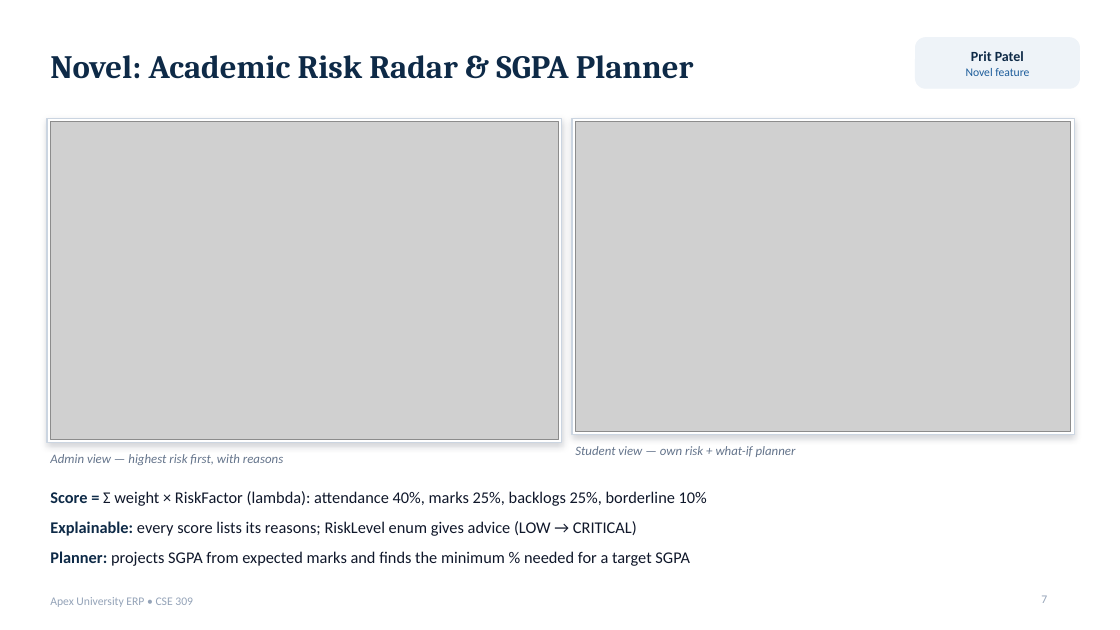
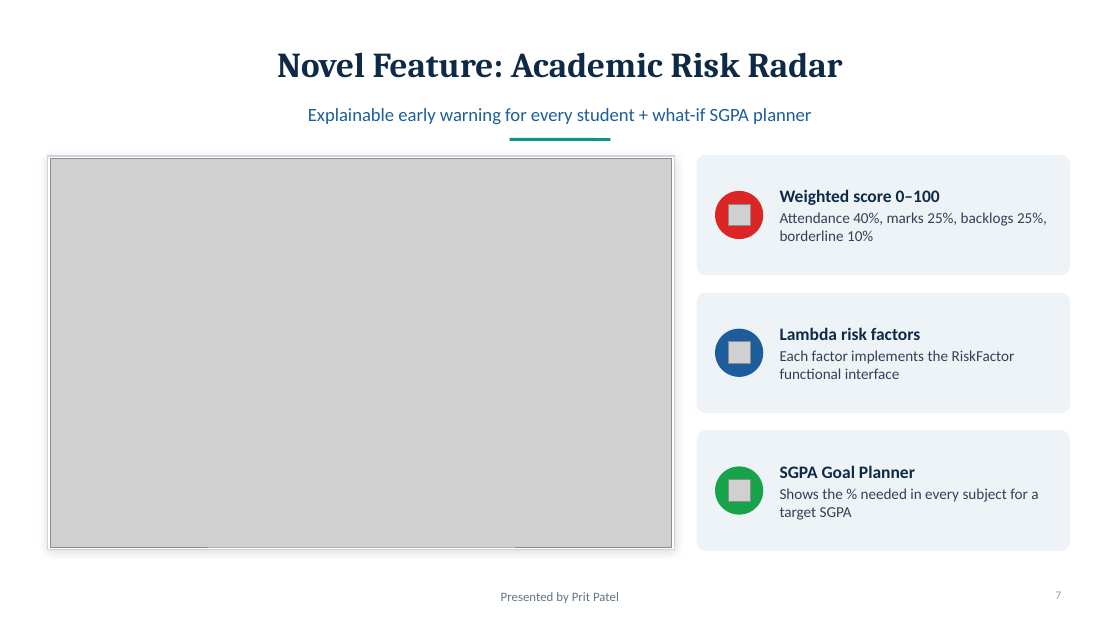
Before and after one commit to prit12075/student-management-system, a slide deck: slide 7 of docs/Apex_ERP_Presentation.pptx. Drawn at 1120x630 pixels with LibreOffice and Linux fonts; fonts in the diff are those of the drawing; grey boxes stand for pictures. Boxes give left, top, right and bottom in pixels: in the first picture for what was removed or moved away, otherwise in the second. Text is boxed around its words. In the diff, an @@ line names an element or a change of style, - is before the commit and + after.

```diff
--- a/docs/Apex_ERP_Presentation.pptx
+++ b/docs/Apex_ERP_Presentation.pptx
@@ title at (277,52,843,78): text changed; size 28 to 30 pt @@
-Novel: Academic Risk Radar & SGPA Planner
+Novel Feature: Academic Risk Radar
@@ rounded rectangle removed at (916,38,1080,88) @@
@@ text removed at (966,51,1029,76) @@
-Prit Patel
-Novel feature
@@ text added at (308,108,811,124), 16 pt, text #1D5D9B @@
+Explainable early warning for every student + what-if SGPA planner
@@ rectangle removed at (572,118,1075,435) @@
@@ line added from (510, 139) to (611, 139), #0D9488 2.5 pt @@
@@ picture removed at (576,122,1071,432) @@
@@ rectangle: place and size @@
-rectangle at (47,118,562,443)
+rectangle at (48,156,675,549)
@@ rectangle at (48,156,675,549): shadow changed @@
@@ picture: place and size @@
-picture at (50,122,559,439)
+picture at (50,159,672,547)
@@ rounded rectangle added at (697,155,1070,275), fill #EEF3F8, outline #EEF3F8 1 pt @@
@@ ellipse added at (716,192,763,239), fill #DC2626, outline #DC2626 1 pt @@
@@ picture added at (728,204,750,226) @@
@@ text added at (780,189,1047,241), 13 pt, text #334155 @@
+Weighted score 0–100
+Attendance 40%, marks 25%, backlogs 25%, borderline 10%
@@ rounded rectangle added at (697,293,1070,413), fill #EEF3F8, outline #EEF3F8 1 pt @@
@@ ellipse added at (716,329,763,376), fill #1D5D9B, outline #1D5D9B 1 pt @@
@@ text added at (780,327,1015,379), 13 pt, text #334155 @@
+Lambda risk factors
+Each factor implements the RiskFactor functional interface
@@ picture added at (728,342,750,364) @@
@@ text removed at (575,446,796,457) @@
-Student view — own risk + what-if planner
@@ rounded rectangle added at (697,431,1070,550), fill #EEF3F8, outline #EEF3F8 1 pt @@
@@ text removed at (50,454,283,465) @@
-Admin view — highest risk first, with reasons
@@ ellipse added at (716,467,763,514), fill #16A34A, outline #16A34A 1 pt @@
@@ text added at (780,465,1038,520), 13 pt, text #334155 @@
+SGPA Goal Planner
+Shows the % needed in every subject for a target SGPA
@@ text removed at (50,491,707,566) @@
-• Score = Σ weight × RiskFactor (lambda): attendance 40%, marks 25%, backlogs 25%, borderline 10%
-• Explainable: every score lists its reasons; RiskLevel enum gives advice (LOW → CRITICAL)
-• Planner: projects SGPA from expected marks and finds the minimum % needed for a target SGPA
@@ picture added at (728,480,750,502) @@
@@ text removed at (50,597,193,607) @@
-Apex University ERP • CSE 309
@@ text added at (501,592,619,603), 11 pt, text #64748B @@
+Presented by Prit Patel
@@ page number: place and size @@
-page number at (1041,595,1047,603)
+page number at (1055,591,1061,599)
@@ page number at (1055,591,1061,599): alignment left to right @@
```
Also in this commit, not shown: 14 other slides changed, 6 slides added, 6 slides removed, 4 other files.
